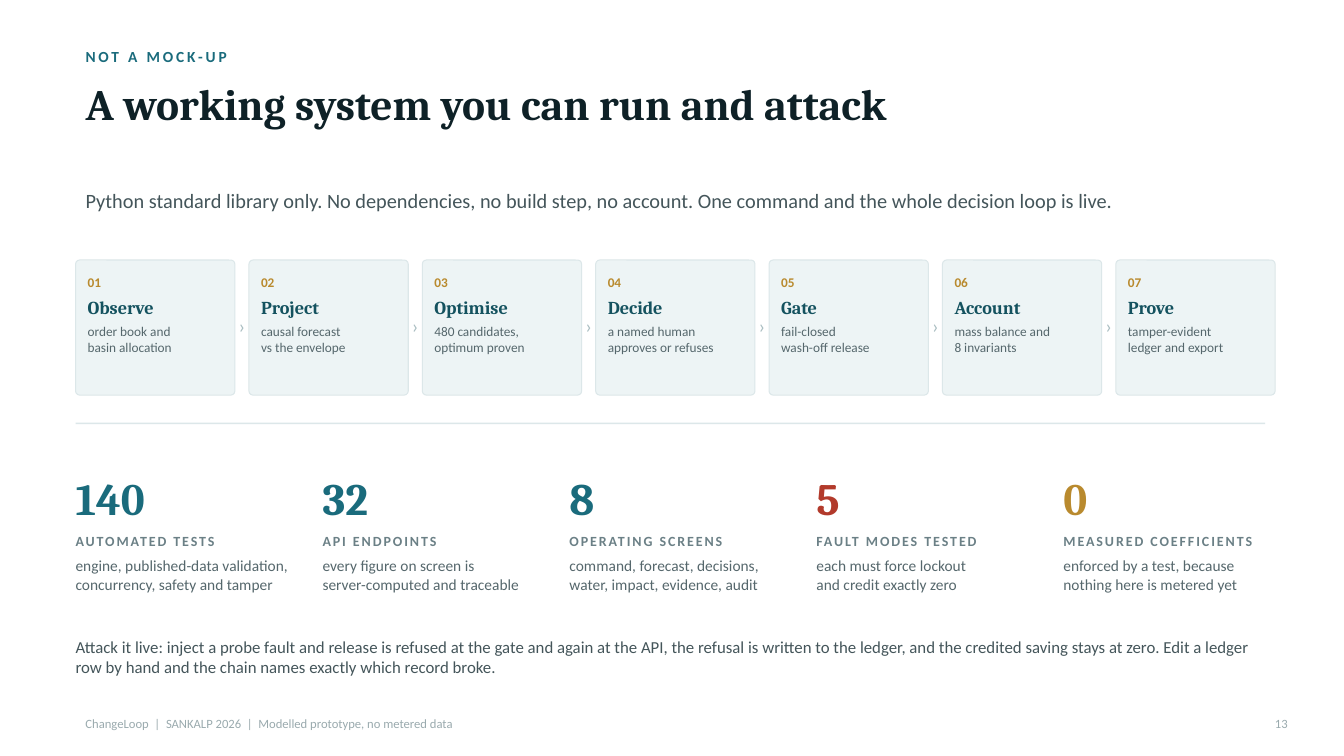
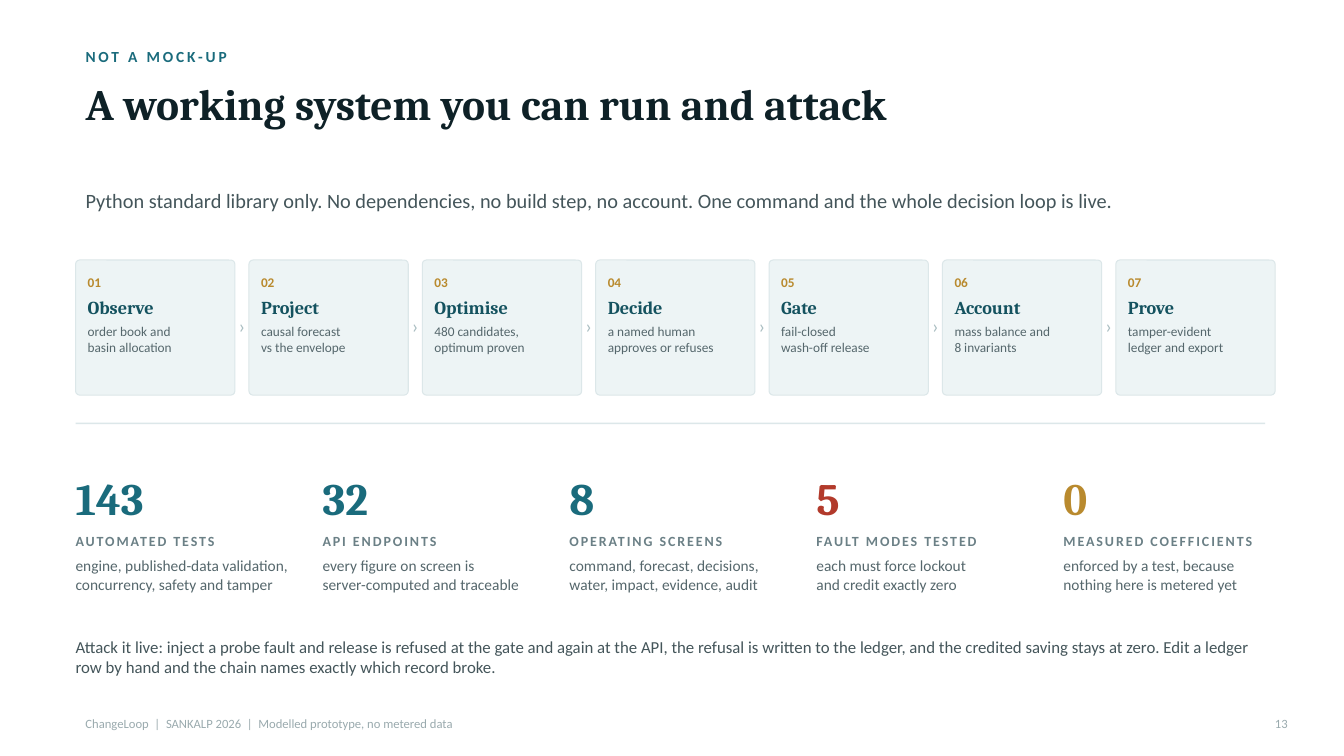
Before and after one commit to shoryamittal/Changeloop-water-intelligence-, a slide deck: slide 13 of submission/ChangeLoop_SANKALP_2026.pptx. Drawn at 1344x756 pixels with LibreOffice and Linux fonts; fonts in the diff are those of the drawing. Boxes give left, top, right and bottom in pixels: in the first picture for what was removed or moved away, otherwise in the second. Text is boxed around its words. In the diff, an @@ line names an element or a change of style, - is before the commit and + after.

```diff
--- a/submission/ChangeLoop_SANKALP_2026.pptx
+++ b/submission/ChangeLoop_SANKALP_2026.pptx
@@ text at (x1=76, y1=484, x2=144, y2=516): text changed @@
-140
+143
```
Also in this commit, not shown: 2 other slides changed, 21 other files.
